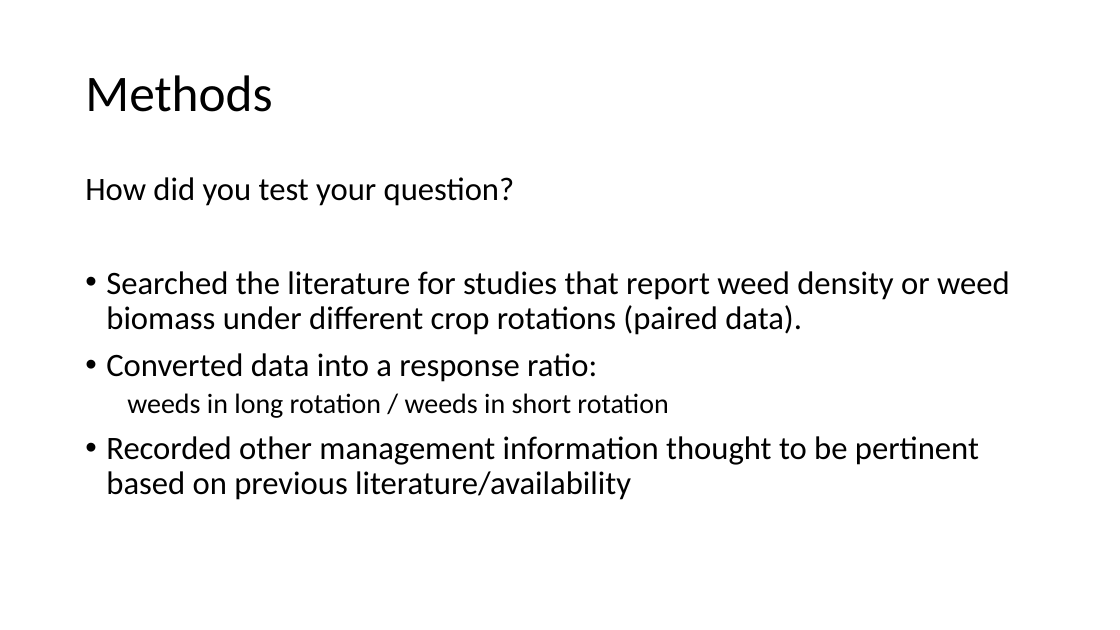
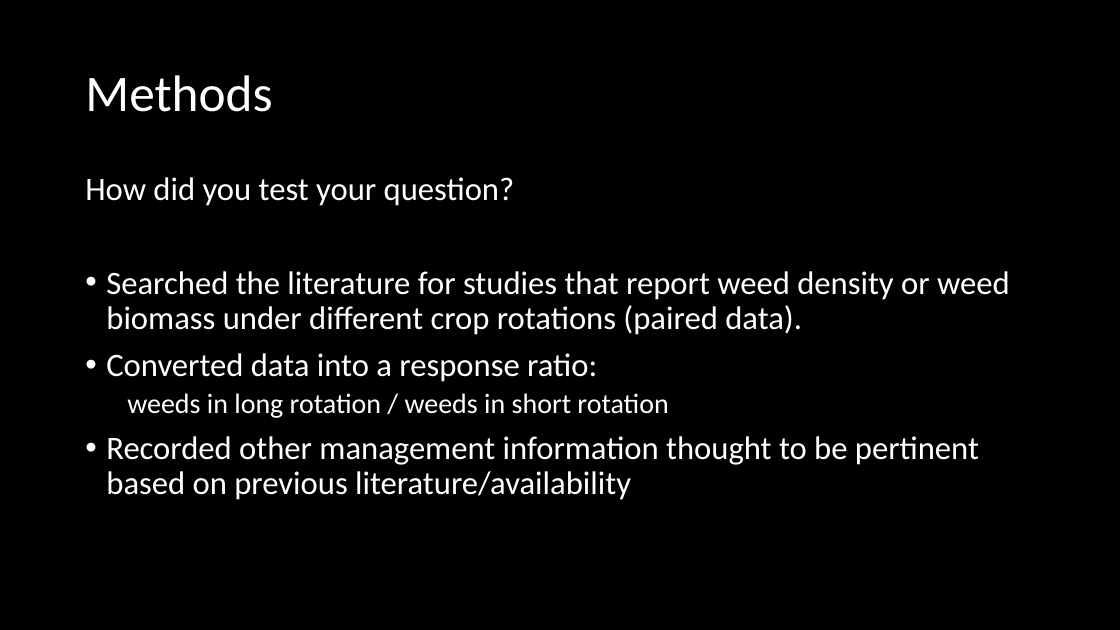
Before and after one commit to EEB698-F2018/analysis-outline-vanichols, a slide deck: slide 5 of Presentation_v1.pptx. Drawn at 1120x630 pixels with LibreOffice and Linux fonts; fonts in the diff are those of the drawing. Boxes give left, top, right and bottom in pixels: in the first picture for what was removed or moved away, otherwise in the second. Text is boxed around its words. In the diff, an @@ line names an element or a change of style, - is before the commit and + after.

```diff
--- a/Presentation_v1.pptx
+++ b/Presentation_v1.pptx
@@ background #FFFFFF to #000000 @@
@@ title "Methods" at (85, 75, 272, 112): text colour #000000 to #FFFFFF @@
@@ text "How did you test your ..." at (85, 177, 1010, 500): text colour #000000 to #FFFFFF @@
```
Also in this commit, not shown: 14 other slides changed, 2 slides added.
